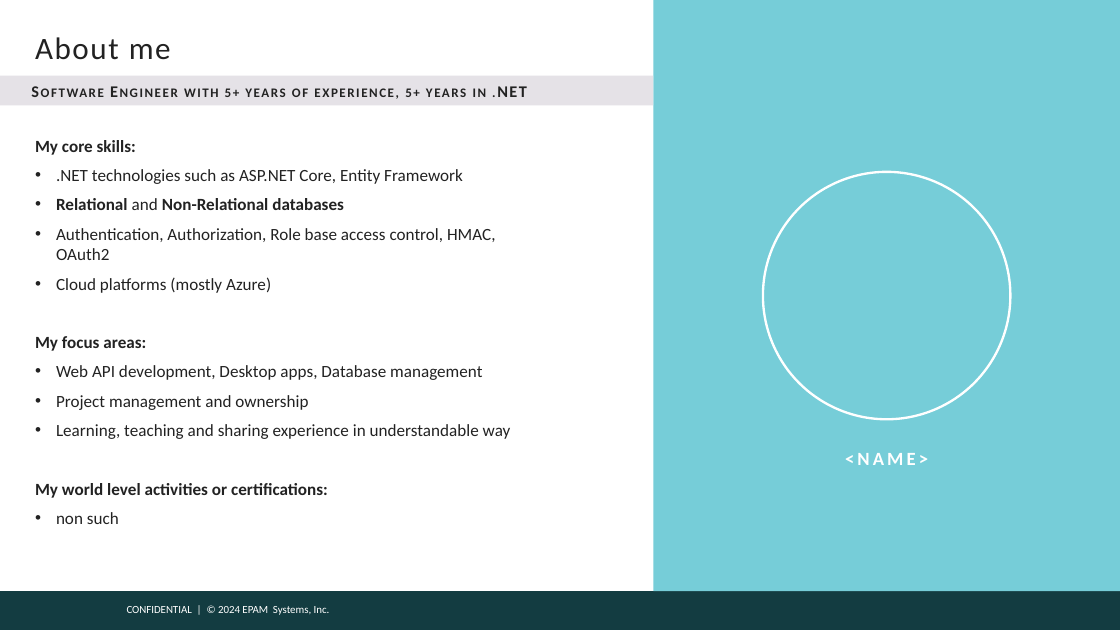
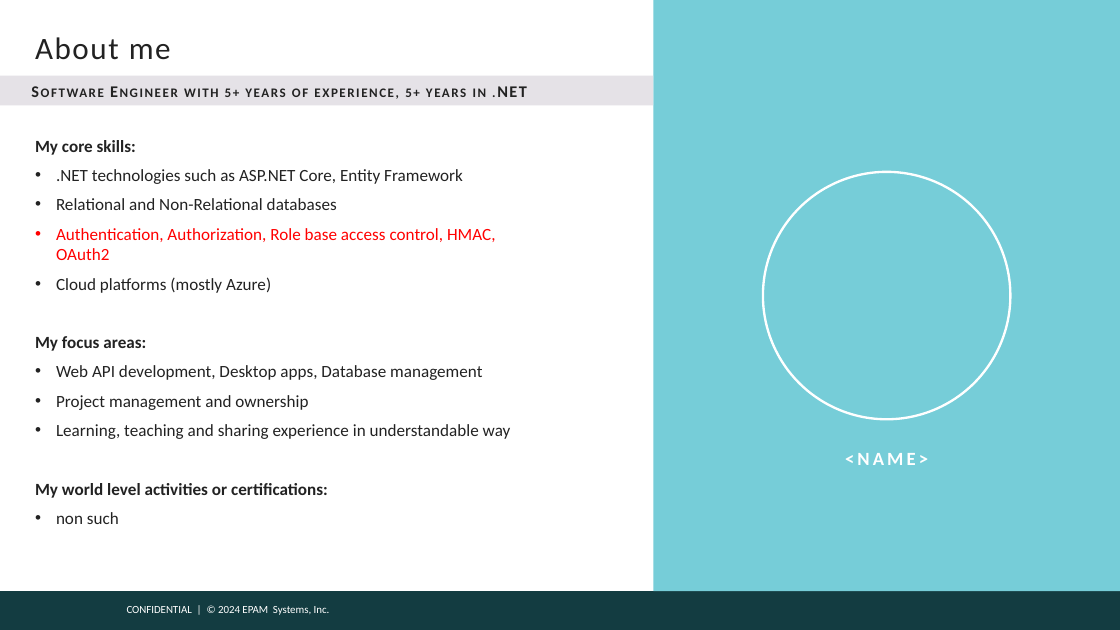
Before and after one commit to victoravt/Papers, a slide deck: slide 2 of Assessment Epam A2-A3/presentation-template.pptx (slide 3 before the commit). Drawn at 1120x630 pixels with LibreOffice and Linux fonts; fonts in the diff are those of the drawing; background and template pictures are left out. Boxes give left, top, right and bottom in pixels: in the first picture for what was removed or moved away, otherwise in the second. Text is boxed around its words. In the diff, an @@ line names an element or a change of style, - is before the commit and + after.

```diff
--- a/Assessment Epam A2-A3/presentation-template.pptx
+++ b/Assessment Epam A2-A3/presentation-template.pptx
@@ text at box(56, 198, 496, 260): bold off in "Relational Non-Relational databases"; text colour #222222 to #FF0000 in "Authentication, Authorization, Role base access control, HMA ..." @@
```
Also in this commit, not shown: 5 other slides changed, 4 slides added, 2 slides removed.
